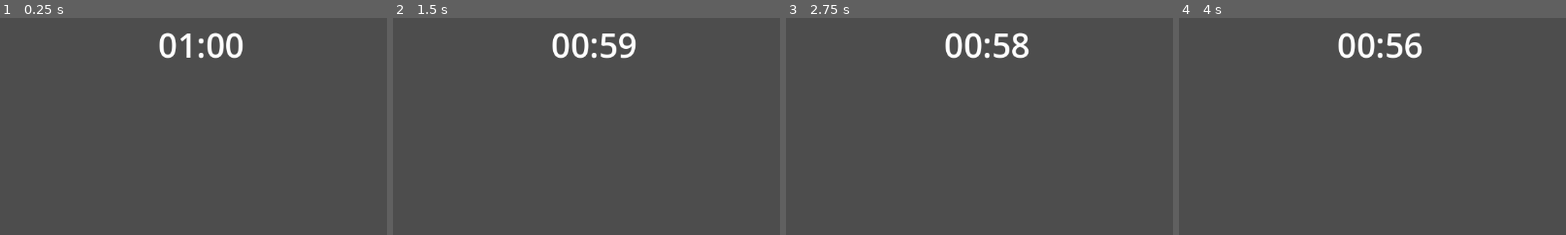
Above: before the commit, frames 1-4 (left to right).
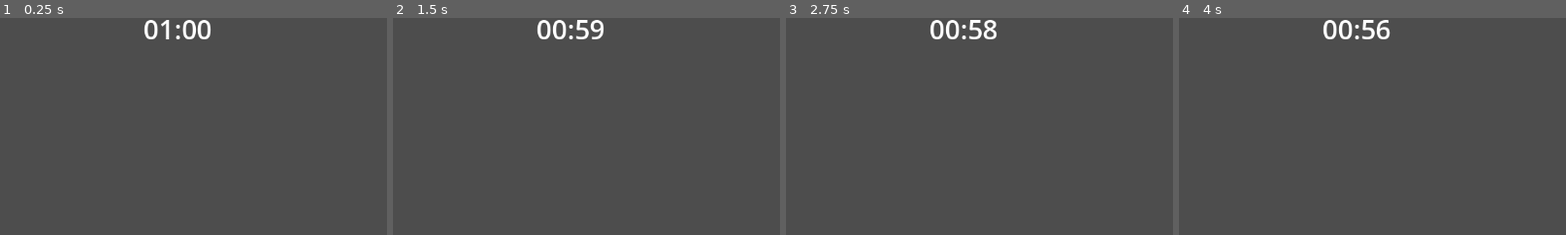
Above: after the commit, the same moments.

Repository: pedroorocha/KGBoard
Game: Godot game, scene res://scenes/timer.tscn
The game is run twice, just before and just after one commit, with the same random seed, the same clock (stepped at 60 frames per second) and the same inputs. This scene is started directly instead of the project's main scene.
Inputs:
- Up to frame 1 (0.25 s): no input
- Up to frame 2 (1.5 s): tap Enter at 0.5 s; tap Space at 1.25 s
- Up to frame 3 (2.75 s): no input
- Up to frame 4 (4 s): tap Enter at 2.75 s; tap Space at 3.5 s
The pictures show only the part of the screen within x 27-77%, y 0-50%; the shares and areas given below are measured in that part.

The runs differ from the first frame. In frame 1, 1.8% of the frame differs, in the area x 37-63%, y 0-19%; in frame 2, 1.9%; in frame 3, 1.9%; in frame 4, 1.9%.

Commit message:
Posições e nò filho do Timer

Diff:
--- a/scenes/timer.tscn
+++ b/scenes/timer.tscn
@@ -9,11 +9,12 @@
 anchors_preset = 5
 anchor_left = 0.5
 anchor_right = 0.5
-offset_left = -20.0
-offset_right = 92.0
-offset_bottom = 80.0
+offset_left = -63.0
+offset_top = -18.0
+offset_right = 65.0
+offset_bottom = 51.0
 grow_horizontal = 2
-theme_override_font_sizes/font_size = 50
+theme_override_font_sizes/font_size = 40
 text = "00:00"
 horizontal_alignment = 1
 vertical_alignment = 1
--- a/scripts/tabuleiro.gd
+++ b/scripts/tabuleiro.gd
@@ -14,6 +14,7 @@
 var resposta_correta = []
 var cor = ""
 var carta = null
+var timer = null
 const Position = preload("res://scripts/posicao.gd")
 var posicoes = []
 @export var botao_2x: bool = false
@@ -231,11 +232,13 @@
 	# Carrega e instancia a cena da carta
 	var carta_scene = preload("res://scenes/carta.tscn")
 	carta = carta_scene.instantiate()
-
+	var timer_scene = preload("res://scenes/timer.tscn")
+	timer = timer_scene.instantiate()
 	if carta != null:
 		# Adiciona a carta como filho da cena atual
 		var current_scene = get_tree().current_scene
 		if current_scene != null:
+			current_scene.add_child(timer)
 			current_scene.add_child(carta)
 			# Posicione a carta, se necessário
 			carta.position = Vector2(50, 25)  # Ajuste conforme necessário
